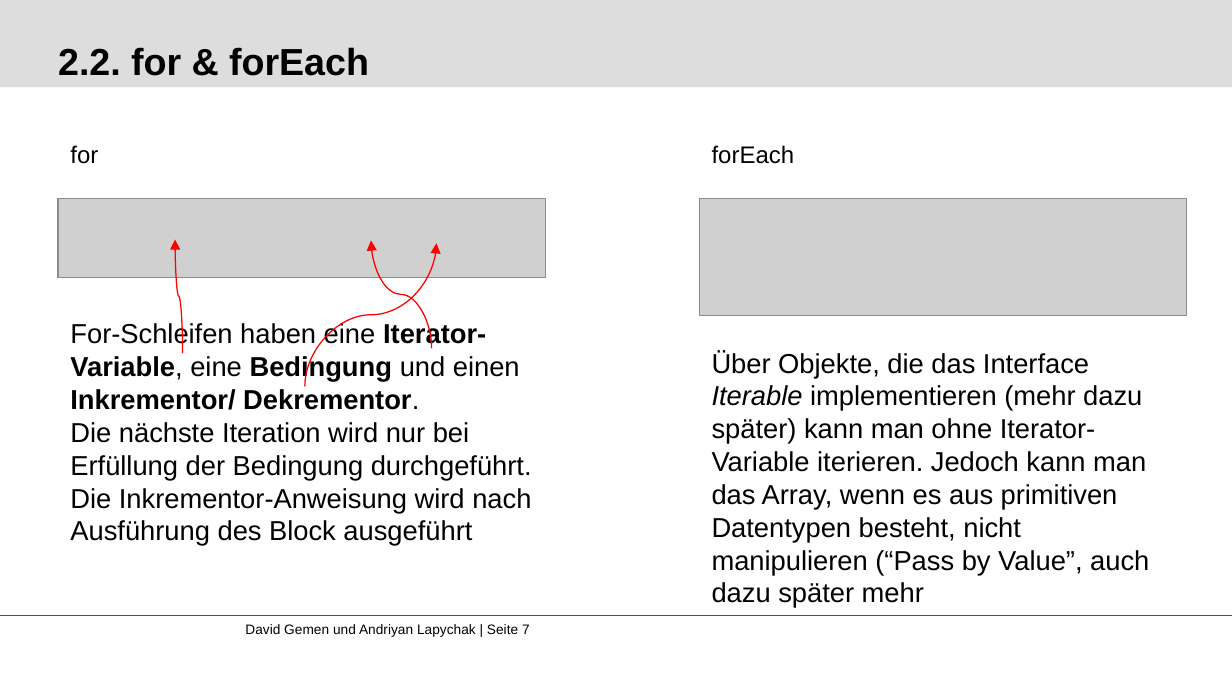
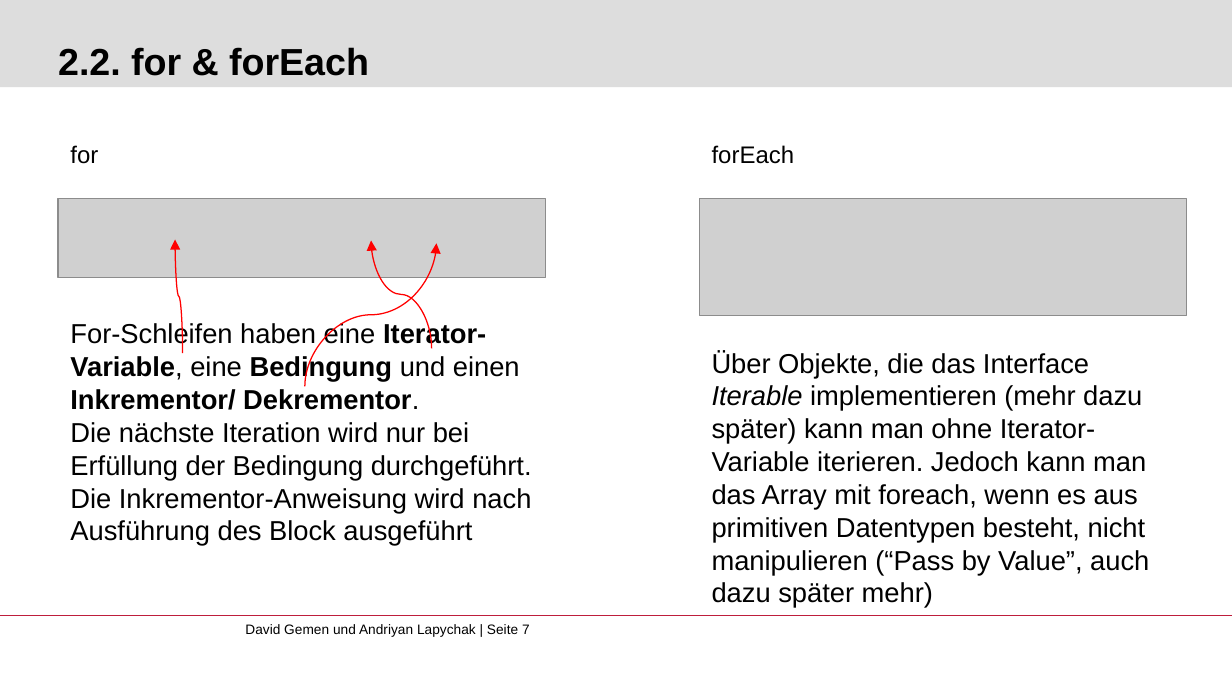
Before and after one commit to gemdav/Programmieren-1-Tutorium, a slide deck: slide 7 of slides/03_arrays_loops.pptx. Drawn at 1232x693 pixels with LibreOffice and Linux fonts; fonts in the diff are those of the drawing; grey boxes stand for pictures; background and template pictures are left out. Boxes give left, top, right and bottom in pixels: in the first picture for what was removed or moved away, otherwise in the second. Text is boxed around its words. In the diff, an @@ line names an element or a change of style, - is before the commit and + after.

```diff
--- a/slides/03_arrays_loops.pptx
+++ b/slides/03_arrays_loops.pptx
@@ text at <box>712,351,1149,608</box>: text changed @@
-Über Objekte, die das Interface Iterable implementieren (mehr dazu später) kann man ohne Iterator-Variable iterieren. Jedoch kann man das Array, wenn es aus primitiven Datentypen besteht, nicht manipulieren (“Pass by Value”, auch dazu später mehr
+Über Objekte, die das Interface Iterable implementieren (mehr dazu später) kann man ohne Iterator-Variable iterieren. Jedoch kann man das Array mit foreach, wenn es aus primitiven Datentypen besteht, nicht manipulieren (“Pass by Value”, auch dazu später mehr)
```
Also in this commit, not shown: 2 other slides changed, 1 slide added, 1 other file.
